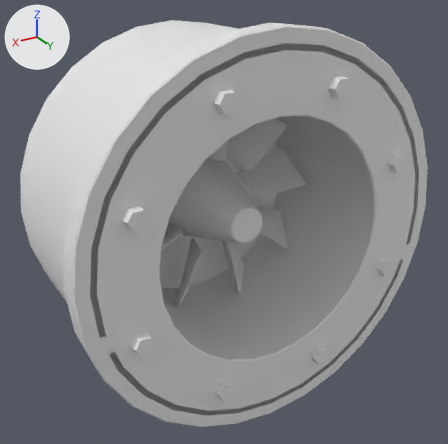
An edit to the OBJ model Assets/Resources/Models/Ricochet_M3/eject_drum.obj, drawn before and after from the same camera.
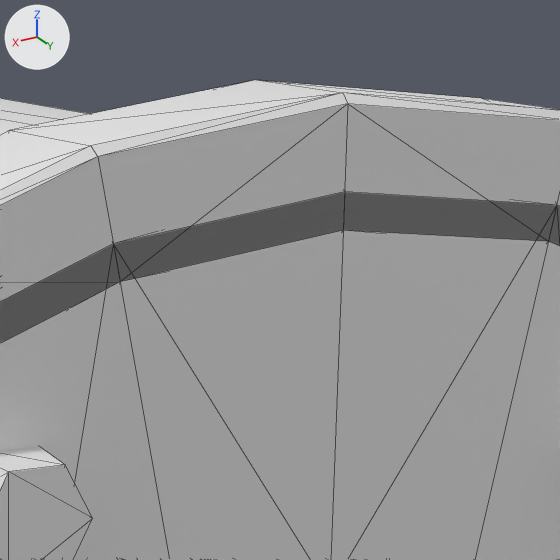
Each version is shown whole from a camera (50 mm lens) standing at (0.1497, 0.9026, 0.5438) and looking at (0.0007, 0.6543, 0.4196), then close up on the part from 50% to 73% of the width and 2% to 25% of the height. Arrows for +X, +Y and +Z are at upper left; the lights stay in place. The older version's two pictures come first. The close-ups show mesh edges as thin lines. Where no turn or scale is listed for an object, it has been applied to the vertices. Vertices at exactly the same position are counted once.

Before the edit, the objects in view are built like this:
```python
me_eject_drum = bpy.data.meshes.new('eject_drum')
me_eject_drum.from_pydata(...)  # 826 vertices, 1576 faces; spans x -0.094..0.094, y 0.6..0.704, z 0.331..0.519
ob_eject_drum = bpy.data.objects.new('eject_drum', me_eject_drum)
ob_eject_drum.location = (0.0, 0.0, 0.0)
```
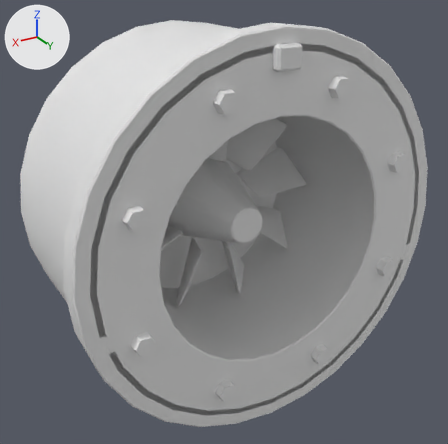
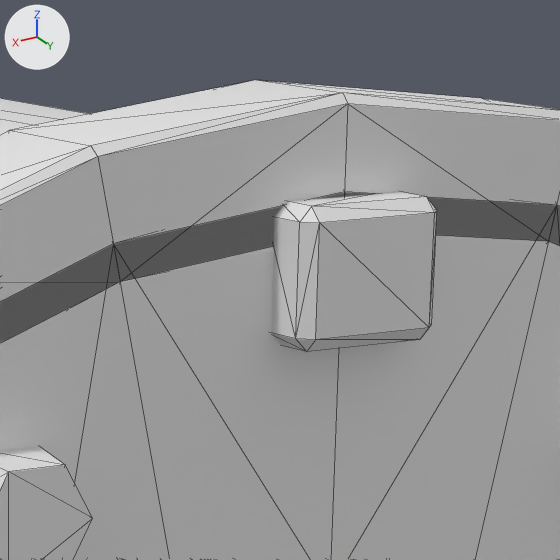
Diff of the bpy script that builds the scene:
```diff
--- a/Assets/Resources/Models/Ricochet_M3/eject_drum.obj.py
+++ b/Assets/Resources/Models/Ricochet_M3/eject_drum.obj.py
@@ me_eject_drum @@
 # used by ob_eject_drum; location = (0.0, 0.0, 0.0)
-me_eject_drum.from_pydata(...)  # 826 vertices, 1576 faces; spans x -0.094..0.094, y 0.6..0.704, z 0.331..0.519
+me_eject_drum.from_pydata(...)  # 850 vertices, 1620 faces; spans x -0.094..0.094, y 0.6..0.704, z 0.331..0.519
+# me_eject_drum part 1: a new loose piece of 24 vertices spanning x -0.006..0.006, y 0.698..0.704, z 0.502..0.512
```

Boxes (x1, y1, x2, y2) around the edits, measured in the close-ups (560 x 560 px):
part 1 of me_eject_drum, added
    after: (271, 192, 437, 352)
